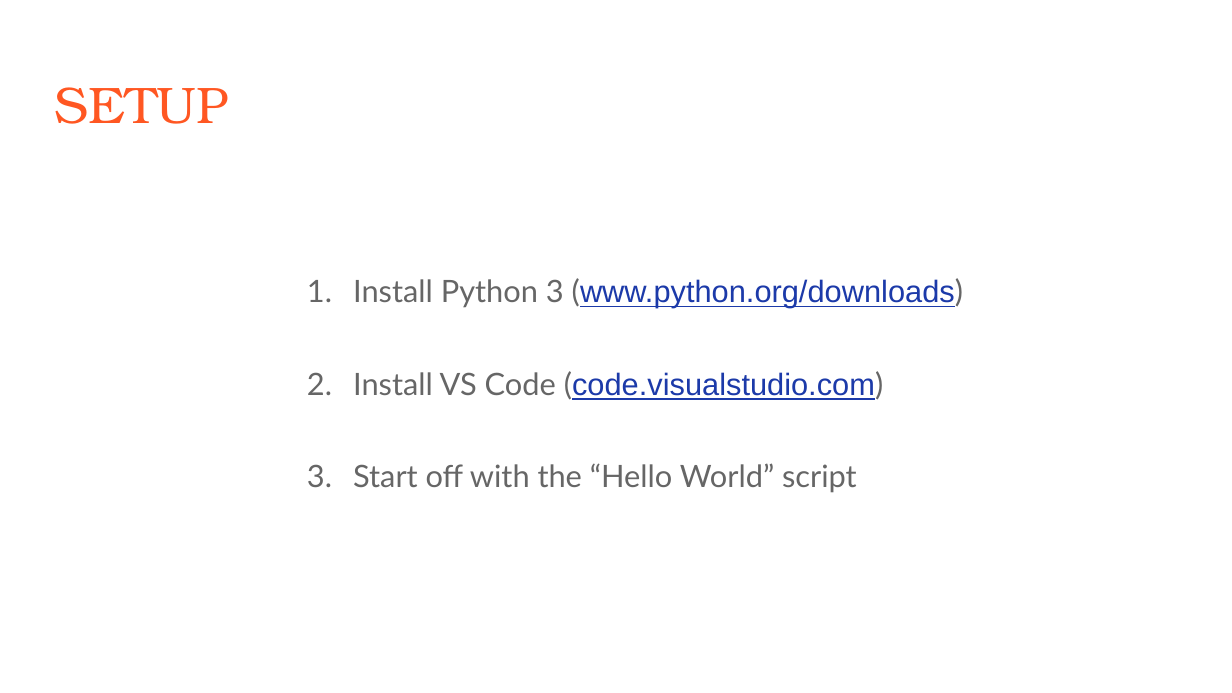
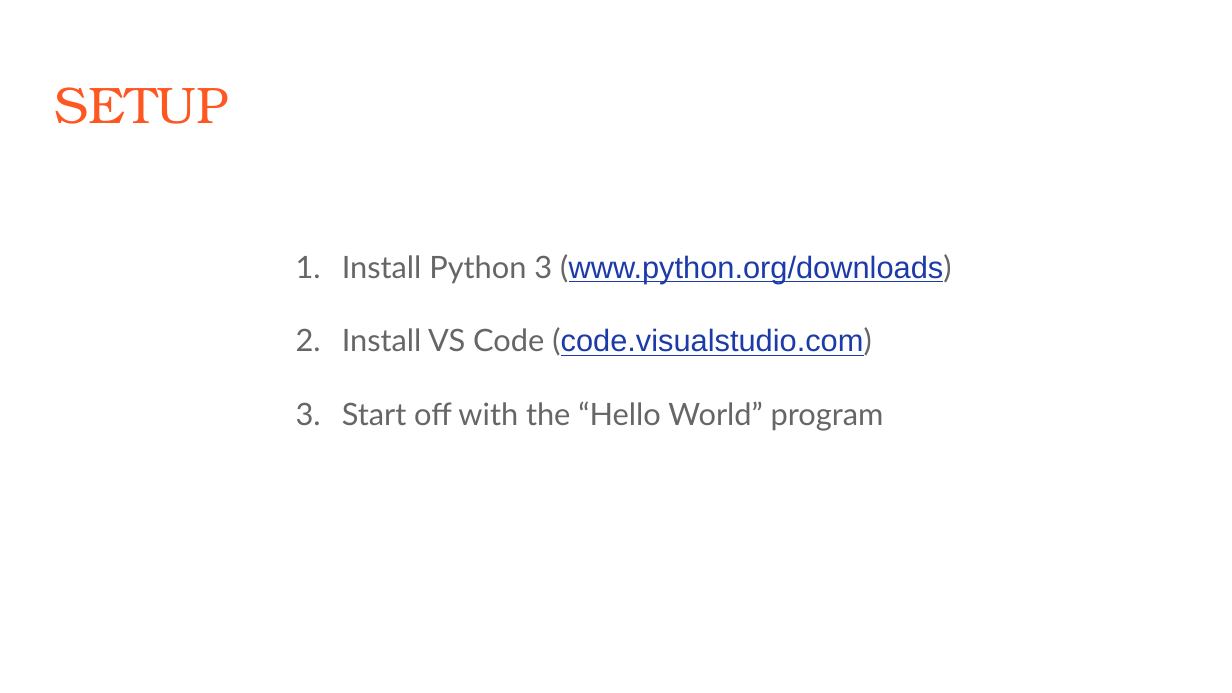
Before and after one commit to faizanzafar40/Intro-to-Programming-in-Python, a slide deck: slide 14 of 1. Presentations/1. Introduction.pptx. Drawn at 1232x693 pixels with LibreOffice and Linux fonts; fonts in the diff are those of the drawing. Boxes give left, top, right and bottom in pixels: in the first picture for what was removed or moved away, otherwise in the second. Text is boxed around its words. In the diff, an @@ line names an element or a change of style, - is before the commit and + after.

```diff
--- a/1. Presentations/1. Introduction.pptx
+++ b/1. Presentations/1. Introduction.pptx
@@ text "Install Python 3 (www.python.org/downloads)": place and size @@
-text "Install Python 3 (www.python.org/downloads)" at [353, 278, 964, 493]
+text "Install Python 3 (www.python.org/downloads)" at [342, 254, 952, 431]
@@ text at [342, 254, 952, 356]: line spacing 2.5 to 2 @@
@@ text at [342, 401, 884, 431]: text changed @@
-3. Start off with the “Hello World” script
+3. Start off with the “Hello World” program
```
Also in this commit, not shown: 5 other slides changed, 4 other files.
